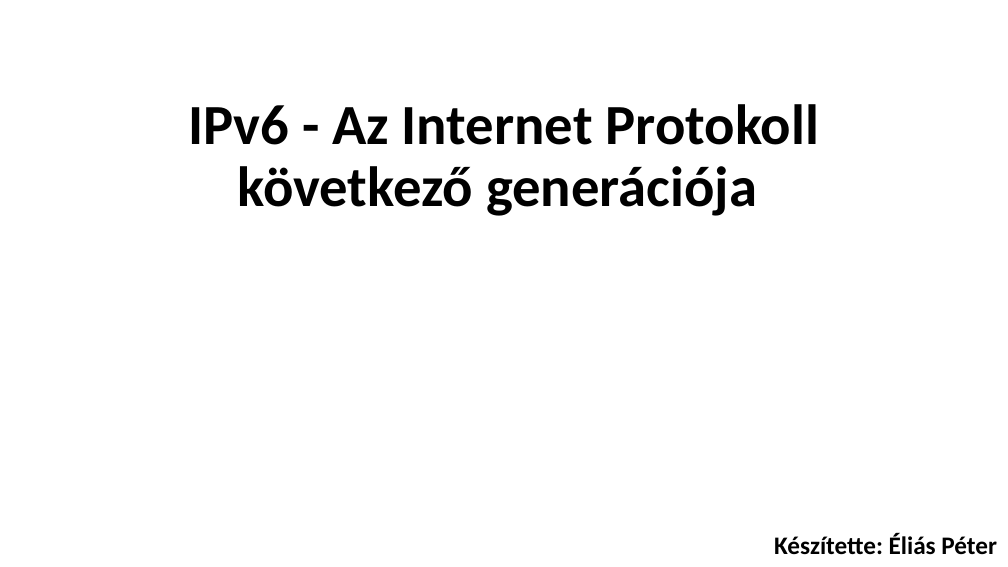
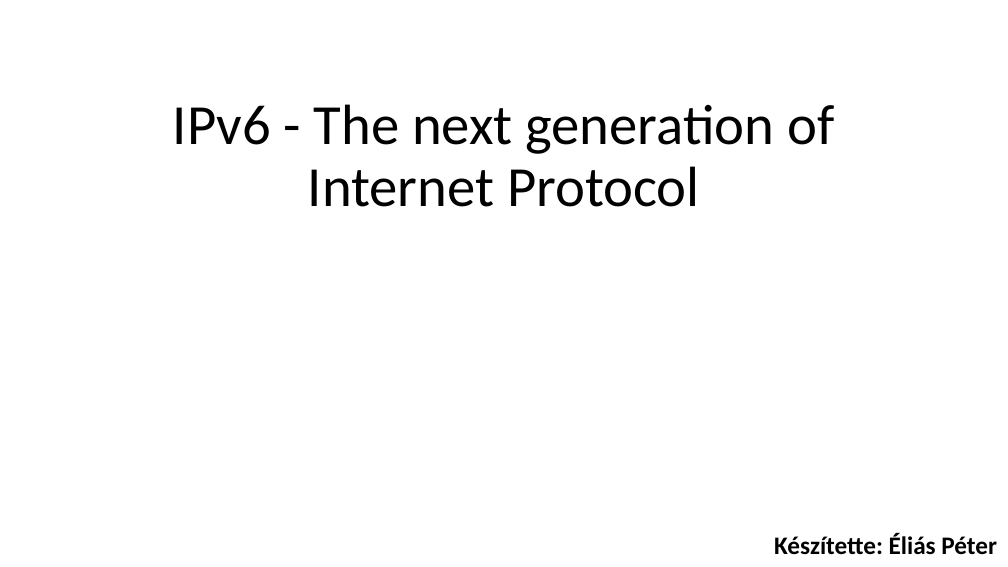
Before and after one commit to marcellmedve06-spec/Medve-Nemeth-Elias, a slide deck: slide 1 of ipv6-Éliás Péter.pptx. Drawn at 1008x567 pixels with LibreOffice and Linux fonts; fonts in the diff are those of the drawing; background and template pictures are left out. Boxes give left, top, right and bottom in pixels: in the first picture for what was removed or moved away, otherwise in the second. Text is boxed around its words. In the diff, an @@ line names an element or a change of style, - is before the commit and + after.

Commit message:
Add files via upload

```diff
--- a/ipv6-Éliás Péter.pptx
+++ b/ipv6-Éliás Péter.pptx
@@ title at <box>173,104,834,207</box>: text changed; bold off @@
-IPv6 - Az Internet Protokoll következő generációja
+IPv6 - The next generation of Internet Protocol
```
Also in this commit, not shown: 1 other slide changed, 5 slides added, 5 slides removed.
